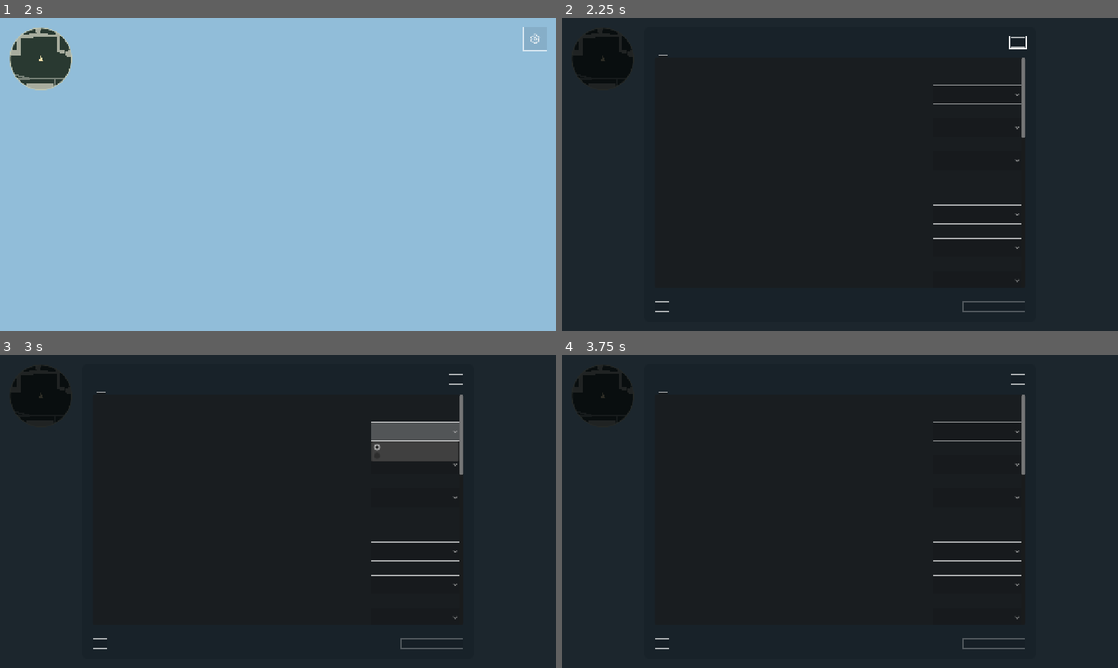
Above: before the commit, frames 1-4 (two rows, left to right).
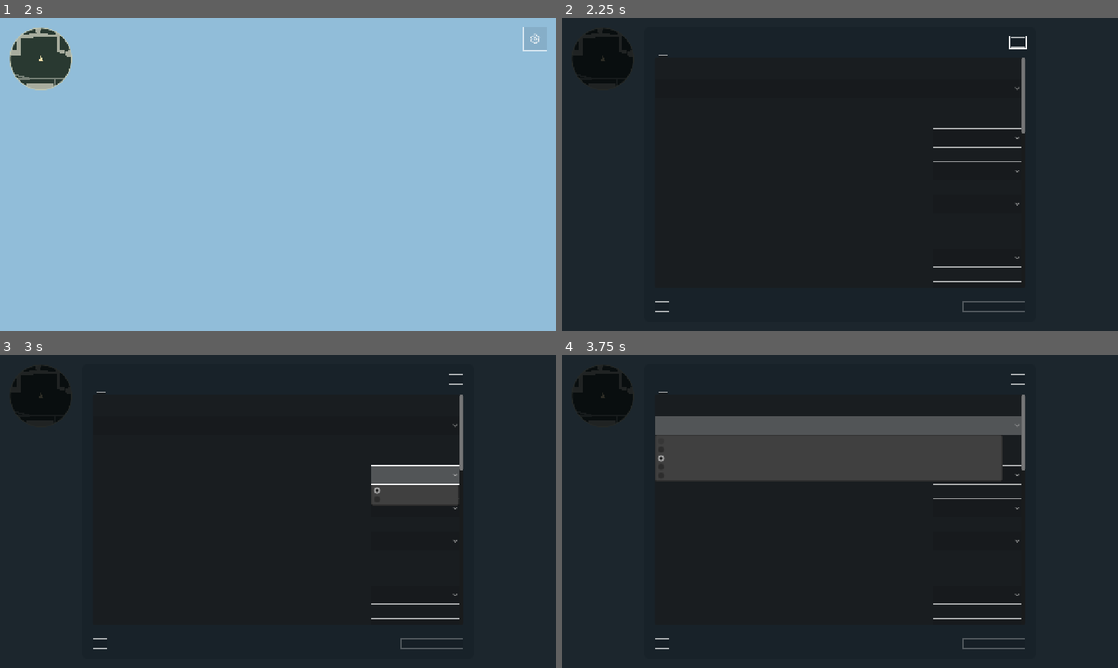
Above: after the commit, the same moments.

Repository: saurlax/dlut-online
Game: Godot game, scene res://scenes/main.tscn
Same seed, same stepped clock (60 frames per second), same inputs: the game is played once before the commit and once after it.
Inputs (mouse positions are in pixels of both pictures, inside the frame that each line leads up to):
- Up to frame 1 (2 s): tap Enter at 0.5 s; move the mouse to (400, 158) at 0.52 s; hold D 0.53-1.25 s; tap Shift at 0.6 s; click (400, 158) at 0.67 s; tap Space at 0.77, 0.8, 1.07 s; click "单人模式" at 1.25 s
- Up to frame 2 (2.25 s): click (1095, 39) at 2 s
- Up to frame 3 (3 s): click "窗口" at 2.75 s
- Up to frame 4 (3.75 s): click (840, 423) at 3.5 s, where only the run after the commit has a clickable "平衡"

Frame 1 is identical in both runs. In frame 2, 0.7% of the frame differs, in the area x 66-84%, y 21-85%; in frame 3, 4.3%; in frame 4, 13%, in the area x 16-84%, y 19-85%.

Commit message:
feat(game): add four graphics quality presets

Diff:
--- a/apps/game/scripts/client/graphics_panel.gd
+++ b/apps/game/scripts/client/graphics_panel.gd
@@ -9,6 +9,8 @@
 var apply_button: Button
 var close_button: Button
 var panel: PanelContainer
+var preset_select: OptionButton
+var preset_hint: Label
 
 func _ready() -> void:
 	name = "GraphicsSettings"
@@ -48,6 +50,7 @@
 	rows.size_flags_horizontal = Control.SIZE_EXPAND_FILL
 	rows.add_theme_constant_override("separation", 4)
 	scroll.add_child(rows)
+	_build_presets(rows)
 	_section(rows, "显示")
 	_option(rows, "window_mode", "显示模式", "全屏使用当前显示器分辨率。")
 	_option(rows, "vsync", "垂直同步", "减少画面撕裂；开启后帧率受显示器刷新率限制。")
@@ -109,6 +112,30 @@
 	label.custom_minimum_size.y = 44
 	rows.add_child(label)
 
+func _build_presets(rows: VBoxContainer) -> void:
+	_section(rows, "画质预设")
+	preset_select = OptionButton.new()
+	preset_select.name = "QualityPreset"
+	preset_select.custom_minimum_size.y = 44
+	preset_select.add_item("自定义")
+	preset_select.set_item_metadata(0, "")
+	preset_select.set_item_disabled(0, true)
+	for id: String in Settings.PRESETS:
+		preset_select.add_item(Settings.PRESETS[id].title)
+		preset_select.set_item_metadata(preset_select.item_count - 1, id)
+	rows.add_child(preset_select)
+	preset_hint = Label.new()
+	preset_hint.autowrap_mode = TextServer.AUTOWRAP_WORD_SMART
+	preset_hint.add_theme_font_size_override("font_size", 13)
+	preset_hint.add_theme_color_override("font_color", Color("aab6c0"))
+	rows.add_child(preset_hint)
+	preset_select.item_selected.connect(func(index: int):
+		var id: String = preset_select.get_item_metadata(index)
+		draft = Settings.preset_values(id, draft)
+		_refresh()
+		status.text = "已选择%s，点击应用生效。" % Settings.PRESETS[id].title
+	)
+
 func _option(rows: VBoxContainer, key: String, title: String, description: String) -> void:
 	var row := HBoxContainer.new()
 	row.add_theme_constant_override("separation", 20)
@@ -159,6 +186,11 @@
 	closed.emit()
 
 func _refresh() -> void:
+	var preset_id := Settings.matching_preset(draft)
+	for index in preset_select.item_count:
+		if preset_select.get_item_metadata(index) == preset_id: preset_select.select(index)
+	preset_hint.text = "已手动调整画质选项。" if preset_id.is_empty() else Settings.PRESETS[preset_id].description
+	preset_hint.text += " 预设保留显示模式、垂直同步与帧率上限，不支持的效果自动关闭。"
 	for key in fields:
 		var select: OptionButton = fields[key]
 		var reason := ""
--- a/apps/game/scripts/client/graphics_settings.gd
+++ b/apps/game/scripts/client/graphics_settings.gd
@@ -25,6 +25,50 @@
 	"tonemap": [[0, "Linear"], [1, "Reinhard"], [2, "Filmic"], [3, "ACES"], [4, "AgX"]],
 }
 static var values: Dictionary = {}
+
+const DISPLAY_KEYS := ["window_mode", "vsync", "fps"]
+const PRESETS := {
+	"performance": {
+		"title": "性能",
+		"description": "降低渲染比例，使用低质量近距离阴影，优先减轻显卡负担。",
+		"overrides": {"upscaler": 1, "scale": 67, "aa": 4, "anisotropy": 1, "shadows": 1, "shadow_distance": 100, "ssr": false},
+	},
+	"balanced": {
+		"title": "平衡",
+		"description": "原生分辨率、MSAA 2× 和中等阴影，沿用默认画质。",
+		"overrides": {},
+	},
+	"quality": {
+		"title": "画质",
+		"description": "原生分辨率、MSAA 4× 和高质量阴影，增强接触阴影与高光。",
+		"overrides": {"aa": 2, "anisotropy": 3, "shadows": 3, "ssao": true, "glow": true, "debanding": true},
+	},
+	"ultra": {
+		"title": "极致",
+		"description": "MSAA 8×、远距离高质量阴影，并启用可用的全局光照与体积雾；显卡开销较高。",
+		"overrides": {"aa": 3, "anisotropy": 4, "shadows": 3, "shadow_distance": 500, "ssao": true, "ssil": true, "sdfgi": true, "glow": true, "volumetric_fog": true, "debanding": true},
+	},
+}
+
+static func preset_values(id: String, current: Dictionary) -> Dictionary:
+	if not PRESETS.has(id): return sanitize(current)
+	var result := DEFAULTS.duplicate()
+	result.merge(PRESETS[id].overrides, true)
+	# Quality presets never change the user's display or frame pacing choices.
+	for key in DISPLAY_KEYS: result[key] = current.get(key, DEFAULTS[key])
+	return sanitize(result)
+
+static func matching_preset(current: Dictionary) -> String:
+	var normalized := sanitize(current)
+	for id: String in PRESETS:
+		var preset := preset_values(id, normalized)
+		var matches := true
+		for key in DEFAULTS:
+			if key not in DISPLAY_KEYS and normalized[key] != preset[key]:
+				matches = false
+				break
+		if matches: return id
+	return ""
 
 static func forward_plus() -> bool:
 	return RenderingServer.get_current_rendering_method() == "forward_plus"
--- a/apps/game/tests/graphics_settings.gd
+++ b/apps/game/tests/graphics_settings.gd
@@ -9,6 +9,17 @@
 func run() -> void:
 	create_timer(90).timeout.connect(func(): quit(2))
 	Settings.values = Settings.defaults()
+	var display_choices := {"window_mode": 1, "fps": 144, "vsync": 0}
+	for id: String in Settings.PRESETS:
+		var preset := Settings.preset_values(id, display_choices)
+		assert(preset.fps == 144 and preset.vsync == 0)
+		assert(preset.window_mode == (1 if Settings.supported("window_mode", 1) else 0))
+		assert(Settings.matching_preset(preset) == id, "Preset recognition must survive renderer fallback")
+		assert(preset == Settings.sanitize(preset))
+		preset.scale = 85
+		assert(Settings.matching_preset(preset).is_empty())
+	assert(Settings.matching_preset(Settings.defaults()) == "balanced")
+	assert(Settings.preset_values("unknown", Settings.defaults()) == Settings.defaults())
 	var invalid := Settings.sanitize({"fps": -1, "aa": "6", "scale": 9999, "sdfgi": "true"})
 	assert(invalid.fps == 60 and invalid.aa == 1 and invalid.scale == 100 and not invalid.sdfgi)
 	var temporal := Settings.sanitize({"upscaler": 2, "aa": 6, "scale": 200})
@@ -31,6 +42,14 @@
 	hud.settings_button.pressed.emit()
 	var panel: ColorRect = hud.settings_panel
 	assert(panel.visible and not hud.player.playing)
+	panel.preset_select.item_selected.emit(4)
+	assert(Settings.matching_preset(panel.draft) == "ultra")
+	assert(Settings.values == Settings.defaults(), "Selecting a preset must only modify the draft")
+	panel.fields.scale.item_selected.emit(4) # 85% is not a preset.
+	assert(panel.preset_select.selected == 0)
+	panel.dismiss()
+	panel.open()
+	assert(panel.preset_select.selected == 2, "Discarded draft must not survive reopening")
 	hud.toggle_map()
 	assert(not hud.map_overlay.visible)
 	var click := InputEventMouseButton.new()
Not shown, changed: openspec/changes/graphics-settings/design.md
Not shown, changed: openspec/changes/graphics-settings/specs/graphics-settings/spec.md
Not shown, changed: openspec/changes/graphics-settings/tasks.md
